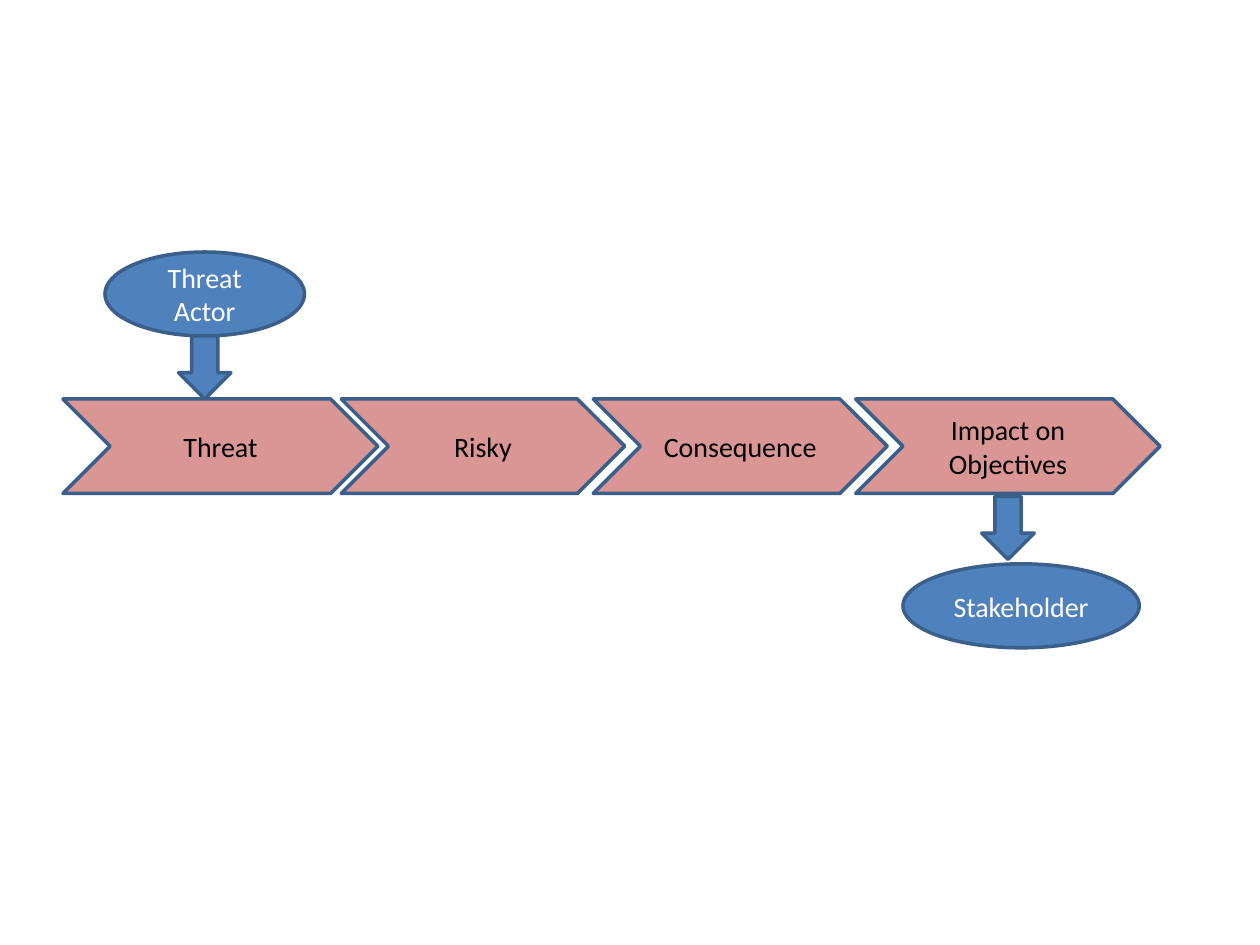
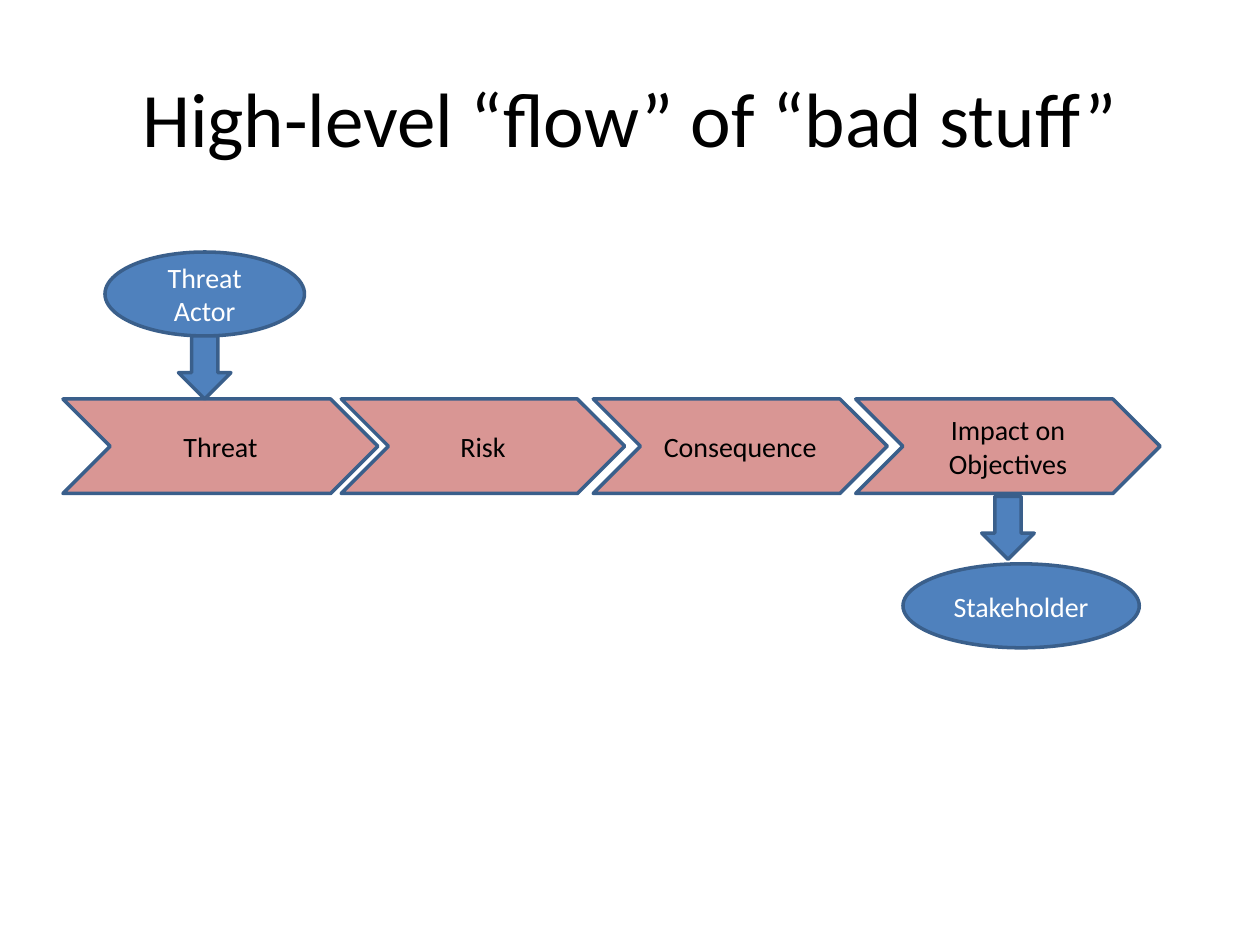
Before and after one commit to omg-threat-modeling/phase1, a slide deck: slide 2 of models/ModelDevelopment/Threat And Risk Concepts.pptx. Drawn at 1260x945 pixels with LibreOffice and Linux fonts; fonts in the diff are those of the drawing. Boxes give left, top, right and bottom in pixels: in the first picture for what was removed or moved away, otherwise in the second. Text is boxed around its words. In the diff, an @@ line names an element or a change of style, - is before the commit and + after.

Commit message:
Minor update

```diff
--- a/models/ModelDevelopment/Threat And Risk Concepts.pptx
+++ b/models/ModelDevelopment/Threat And Risk Concepts.pptx
@@ title added at [142,91,1117,161], 44 pt, text #000000 @@
+High-level “flow” of “bad stuff”
@@ text in chevron at [460,437,505,457]: text changed @@
-Risky
+Risk
```
